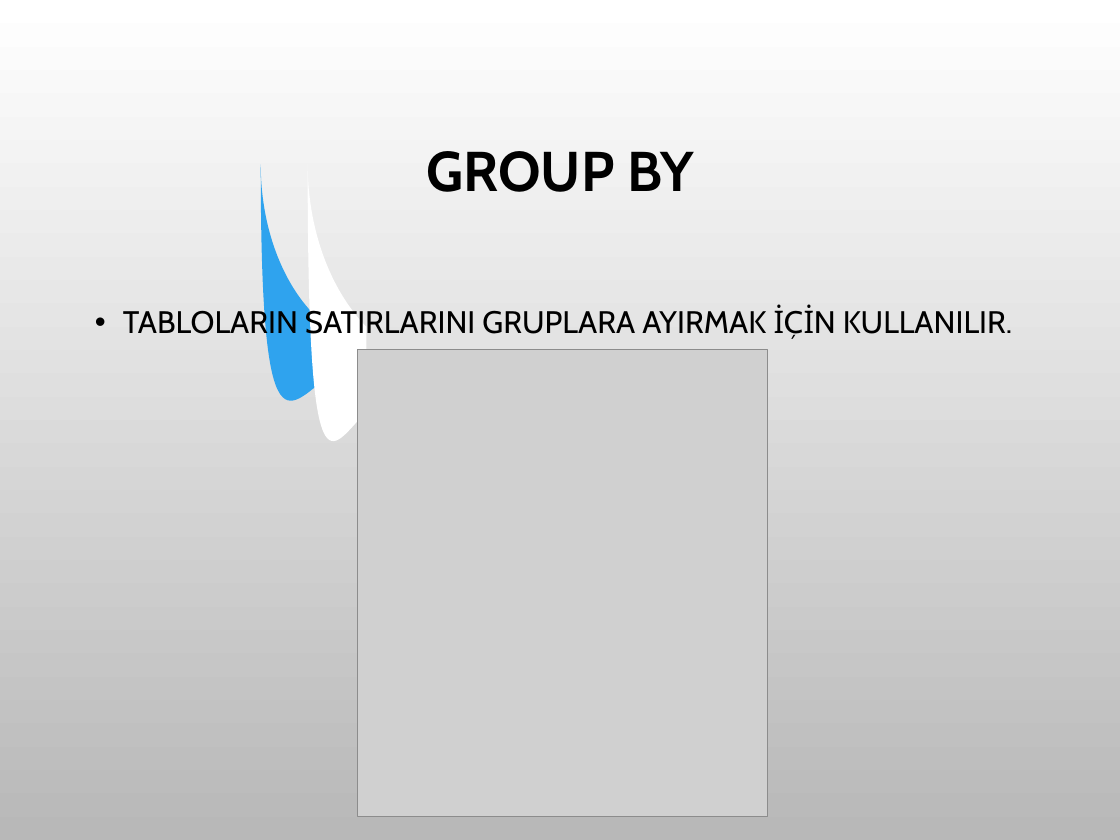
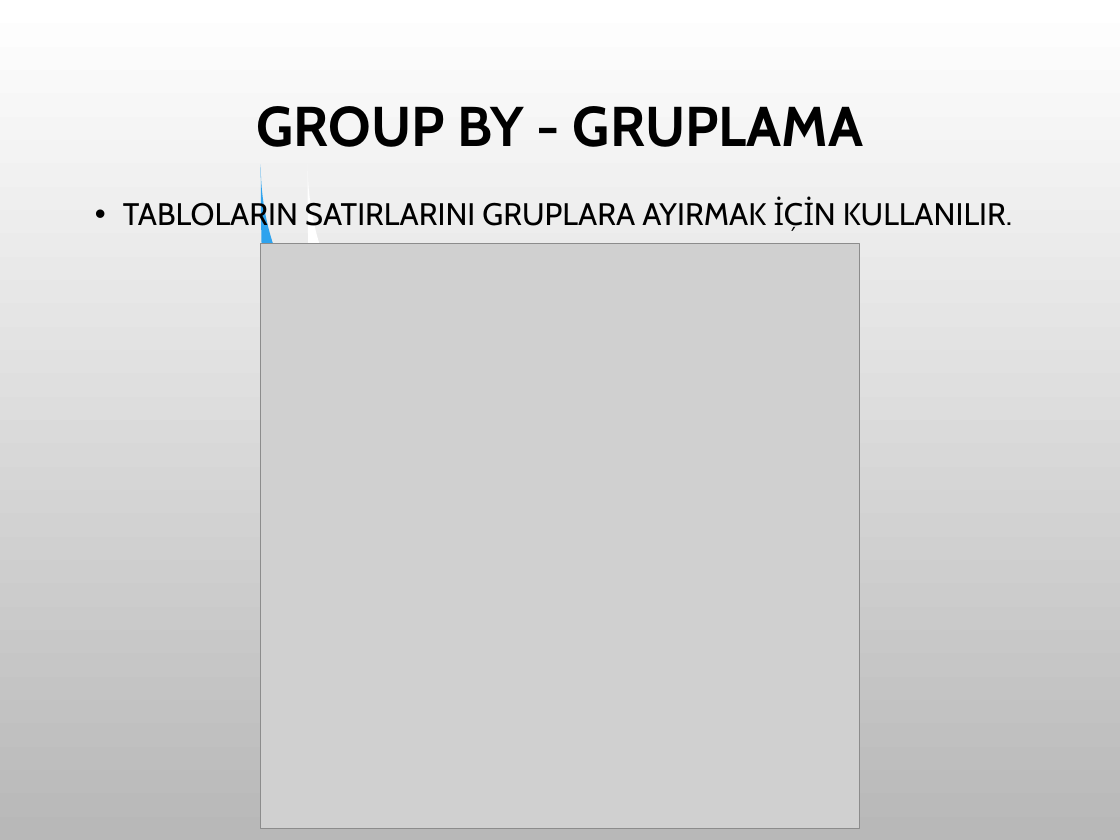
Before and after one commit to SevdanurGENC/PostgreSqlOrnekler, a slide deck: slide 5 of Veri Tabanı ve Yönetimi/6. Bolum - Veri Tabani ve Yonetimi.ppt. Drawn at 1120x840 pixels with LibreOffice and Linux fonts; fonts in the diff are those of the drawing; grey boxes stand for pictures; background and template pictures are left out. Boxes give left, top, right and bottom in pixels: in the first picture for what was removed or moved away, otherwise in the second. Text is boxed around its words. In the diff, an @@ line names an element or a change of style, - is before the commit and + after.

```diff
--- a/Veri Tabanı ve Yönetimi/6. Bolum - Veri Tabani ve Yonetimi.ppt
+++ b/Veri Tabanı ve Yönetimi/6. Bolum - Veri Tabani ve Yonetimi.ppt
@@ title at (x1=256, y1=106, x2=863, y2=147): text changed @@
-GROUP BY
+GROUP BY - GRUPLAMA
@@ text "TABLOLARIN SATIRLARINI GRUPLARA AYIRMAK İÇİN ..." moved from (x1=123, y1=305, x2=1012, y2=341) to (x1=123, y1=197, x2=1012, y2=233) @@
@@ picture resized from (x1=357, y1=349, x2=767, y2=816) to (x1=260, y1=244, x2=859, y2=829) @@
```
Also in this commit, not shown: 10 other slides changed, 4 slides added, 2 slides removed.
